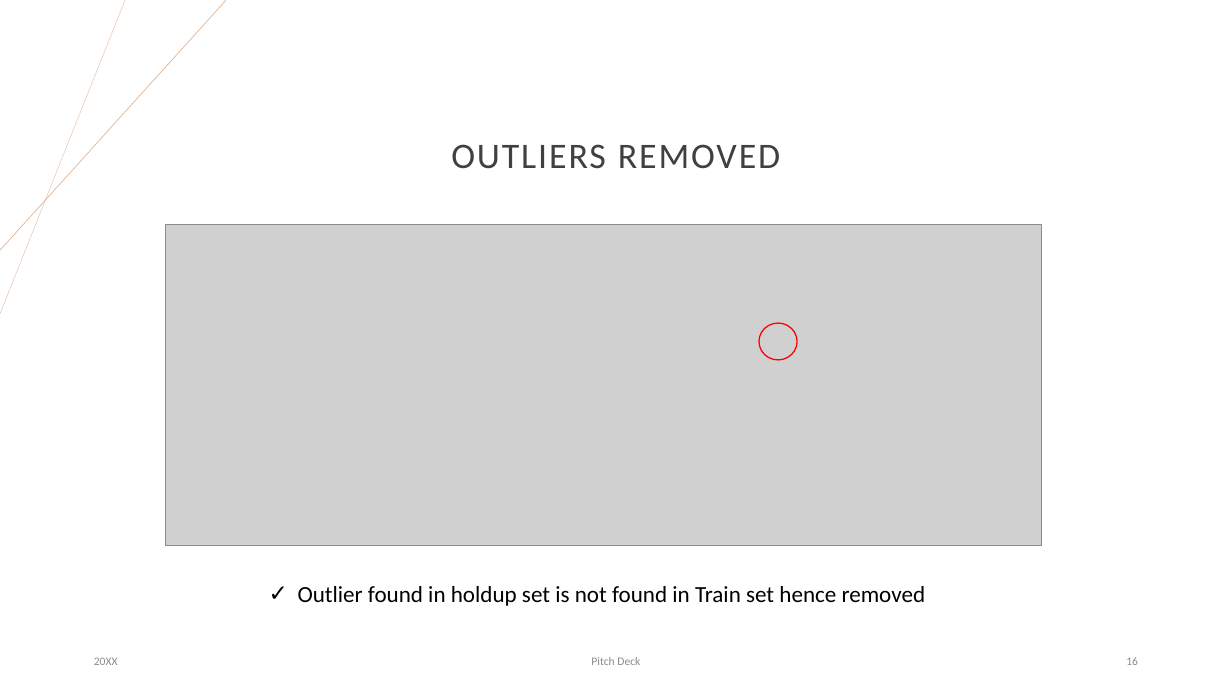
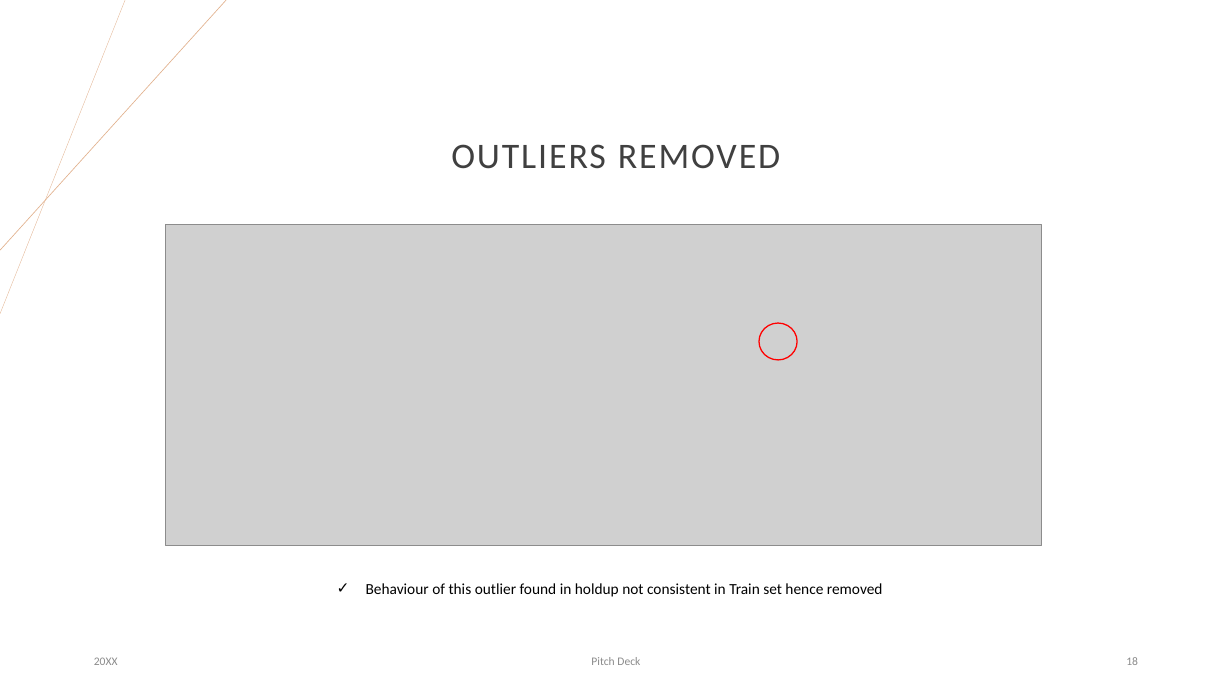
Before and after one commit to DS-GitHub2022/GA-Projects, a slide deck: slide 18 of Project2/Issue of under-predicting house prices.pptx (slide 16 before the commit). Drawn at 1232x693 pixels with LibreOffice and Linux fonts; fonts in the diff are those of the drawing; grey boxes stand for pictures. Boxes give left, top, right and bottom in pixels: in the first picture for what was removed or moved away, otherwise in the second. Text is boxed around its words. In the diff, an @@ line names an element or a change of style, - is before the commit and + after.

```diff
--- a/Project2/Issue of under-predicting house prices.pptx
+++ b/Project2/Issue of under-predicting house prices.pptx
@@ text at [366, 583, 883, 597]: text changed; size 18 to 12 pt @@
-✓ Outlier found in holdup set is not found in Train set hence removed
+✓ Behaviour of this outlier found in holdup not consistent in Train set hence removed
```
Also in this commit, not shown: 8 other slides changed, 2 slides added, 5 other files.
